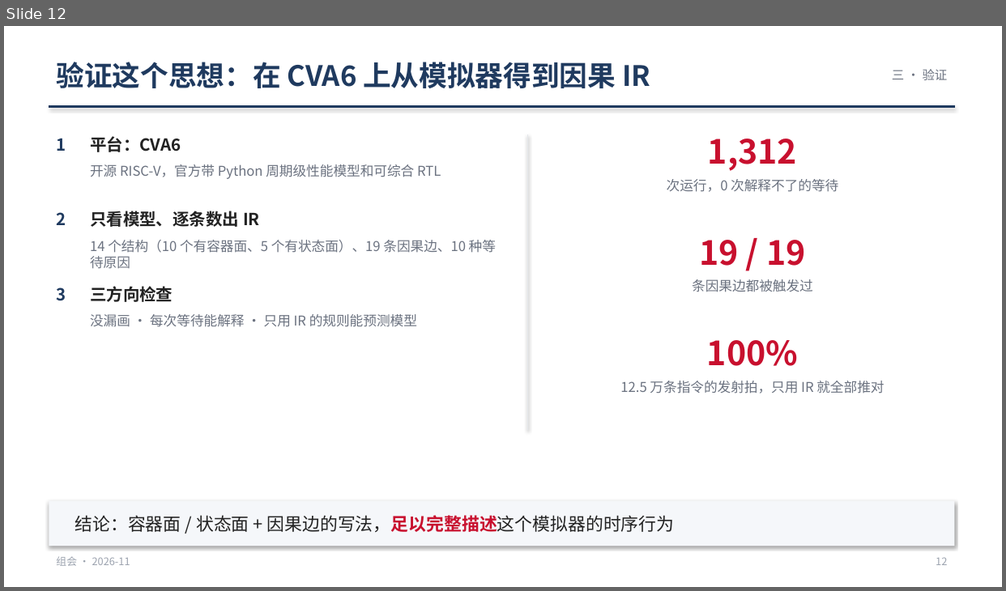
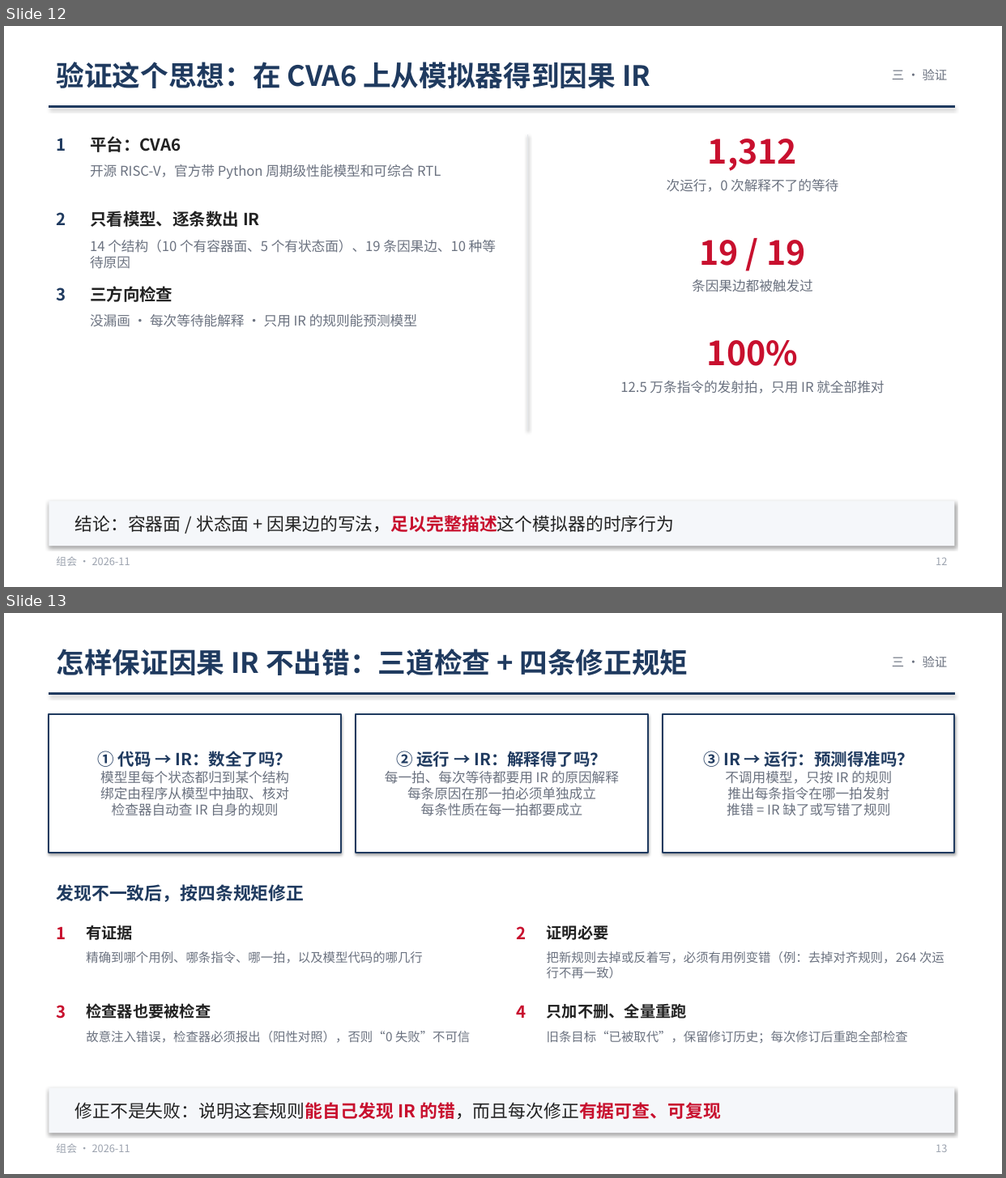
Before and after one commit to WHUDYF/PPT-generate, a slide deck: presentations/group_meeting_20261106/group_meeting_20261106.pptx. Shown one above the other, each under a label of ours: slide 12 before the commit, slides 12 and 13 after it. The pictures are 1006x591 and 1006x1178 pixels, drawn with LibreOffice and Linux fonts; fonts in the diff are those of the drawing. Boxes give left, top, right and bottom in pixels: in the first picture for what was removed or moved away, otherwise in the second. Text is boxed around its words. In the diff, an @@ line names an element or a change of style, - is before the commit and + after.

```diff
--- a/presentations/group_meeting_20261106/group_meeting_20261106.pptx
+++ b/presentations/group_meeting_20261106/group_meeting_20261106.pptx
@@ slide 13 added at box(4, 613, 1002, 1174), background #FFFFFF @@
@@ text added at box(56, 649, 688, 675), 27 pt, text #1F3A5F, bold @@
+怎样保证因果 IR 不出错：三道检查 + 四条修正规矩
@@ text added at box(892, 656, 948, 667), 12 pt, text #6B7280 @@
+三 · 验证
@@ line added from (49, 694) to (955, 694), #1F3A5F 2 pt @@
@@ rectangle added at box(49, 714, 341, 853), fill #FFFFFF, outline #1F3A5F 1.5 pt, 13 pt, text #6B7280 @@
+① 代码 → IR：数全了吗？
+模型里每个状态都归到某个结构
+绑定由程序从模型中抽取、核对
+检查器自动查 IR 自身的规则
@@ rectangle added at box(356, 714, 648, 853), fill #FFFFFF, outline #1F3A5F 1.5 pt, 13 pt, text #6B7280 @@
+② 运行 → IR：解释得了吗？
+每一拍、每次等待都要用 IR 的原因解释
+每条原因在那一拍必须单独成立
+每条性质在每一拍都要成立
@@ rectangle added at box(663, 714, 955, 853), fill #FFFFFF, outline #1F3A5F 1.5 pt, 13 pt, text #6B7280 @@
+③ IR → 运行：预测得准吗？
+不调用模型，只按 IR 的规则
+推出每条指令在哪一拍发射
+推错 = IR 缺了或写错了规则
@@ text added at box(56, 884, 304, 902), 17 pt, text #1F3A5F, bold @@
+发现不一致后，按四条规矩修正
@@ text added at box(56, 926, 66, 939), 16 pt, text #C8102E, bold @@
+1
@@ text added at box(86, 925, 133, 940), 15 pt, text #222222, bold @@
+有证据
@@ text added at box(517, 926, 526, 939), 16 pt, text #C8102E, bold @@
+2
@@ text added at box(547, 926, 609, 940), 15 pt, text #222222, bold @@
+证明必要
@@ text added at box(86, 952, 422, 964), 12 pt, text #6B7280 @@
+精确到哪个用例、哪条指令、哪一拍，以及模型代码的哪几行
@@ text added at box(547, 952, 944, 978), 12 pt, text #6B7280 @@
+把新规则去掉或反着写，必须有用例变错（例：去掉对齐规则，264 次运行不再一致）
@@ text added at box(56, 1005, 66, 1019), 16 pt, text #C8102E, bold @@
+3
@@ text added at box(86, 1003, 211, 1019), 15 pt, text #222222, bold @@
+检查器也要被检查
@@ text added at box(517, 1005, 526, 1018), 16 pt, text #C8102E, bold @@
+4
@@ text added at box(547, 1003, 687, 1019), 15 pt, text #222222, bold @@
+只加不删、全量重跑
@@ text added at box(86, 1031, 470, 1043), 12 pt, text #6B7280 @@
+故意注入错误，检查器必须报出（阳性对照），否则“0 失败”不可信
@@ text added at box(547, 1031, 908, 1043), 12 pt, text #6B7280 @@
+旧条目标“已被取代”，保留修订历史；每次修订后重跑全部检查
@@ rectangle added at box(49, 1088, 955, 1133), fill #F5F7FA @@
@@ text added at box(75, 1102, 721, 1119), 17 pt, text #222222 @@
+修正不是失败：说明这套规则能自己发现 IR 的错，而且每次修正有据可查、可复现
@@ text added at box(56, 1144, 130, 1153), 10 pt, text #9CA3AF @@
+组会 · 2026-11
@@ text added at box(936, 1144, 947, 1152), 10 pt, text #9CA3AF @@
+13
```
Also in this commit, not shown: 2 slides changed, 1 other slide added, 1 slide removed, 7 other files.
